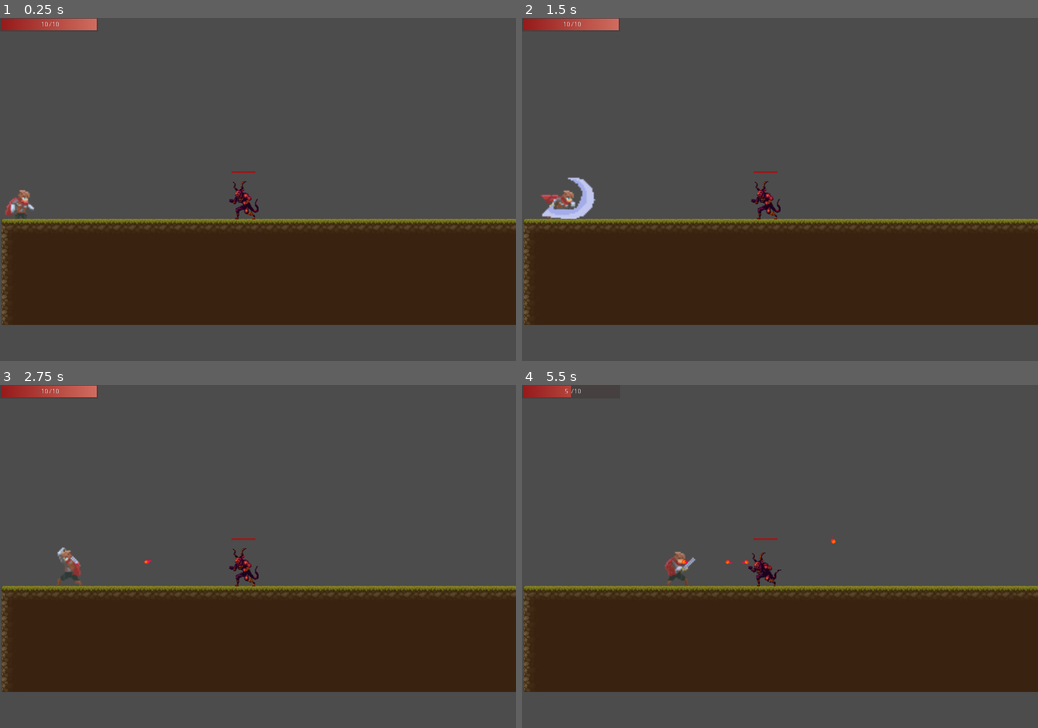
Above: before the commit, frames 1-4 (two rows, left to right).
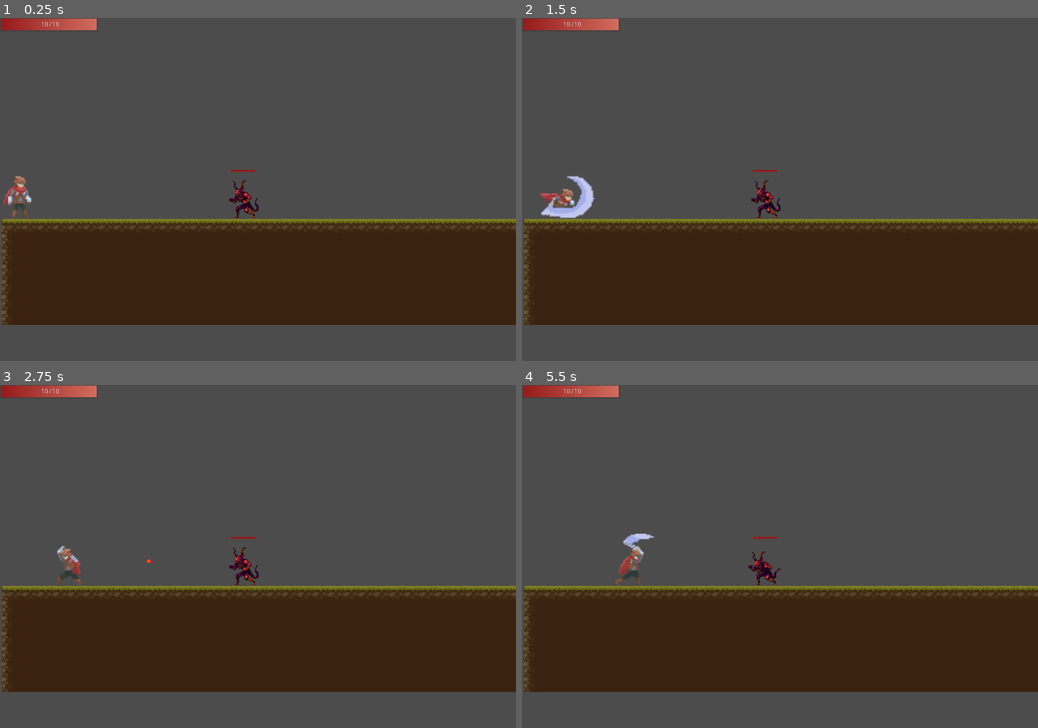
Above: after the commit, the same moments.

Repository: ArtyomKr/2d-scroller-demo
Game: Godot game, scene res://scenes/Main.tscn
The game is run twice, just before and just after one commit, with the same random seed, the same clock (stepped at 60 frames per second) and the same inputs.
Inputs (mouse positions are in pixels of both pictures, inside the frame that each line leads up to):
- Up to frame 1 (0.25 s): no input
- Up to frame 2 (1.5 s): move the mouse to (893, 172) at 0.52 s; hold Right (ui_right) from 0.53 s (still down); click (893, 172) at 0.6 s; tap Space (jump) at 0.77 s; move the mouse to (676, 206) at 1.27 s; click (676, 206) at 1.35 s
- Up to frame 3 (2.75 s): tap Space (jump) at 1.52 s; move the mouse to (309, 481) at 2.02 s; release Right (ui_right) at 2.03 s; hold Left (ui_left) from 2.03 s (still down); click (309, 481) at 2.1 s
- Up to frame 4 (5.5 s): move the mouse to (754, 625) at 2.77 s; release Left (ui_left) at 2.78 s; hold Right (ui_right) 2.78-4.28 s; click (754, 625) at 2.85 s; tap Space (jump) at 3.02, 3.77, 4.52 s; move the mouse to (934, 607) at 3.52 s; click (934, 607) at 3.6 s; move the mouse to (625, 505) at 4.27 s; hold Left (ui_left) 4.28-5.03 s; click (625, 505) at 4.35 s; move the mouse to (805, 556) at 5.02 s; hold Right (ui_right) from 5.03 s (still down); click (805, 556) at 5.1 s

The runs differ from the first frame. In frame 1, 0.6% of the frame differs, in the area x 0-51%, y 44-59%; in frame 2, 0.6%; in frame 3, 0.4%; in frame 4, 1.2%, in the area x 8-61%, y 0-59%.

Commit message:
feat: update status & animation managment

Diff:
--- a/project.godot
+++ b/project.godot
@@ -9,12 +9,12 @@
 config_version=4
 
 _global_script_classes=[ {
-"base": "KinematicBody2D",
+"base": "Reference",
 "class": "Actor",
 "language": "GDScript",
 "path": "res://scenes/Actors/Actor.gd"
 }, {
-"base": "Actor",
+"base": "Reference",
 "class": "Enemy",
 "language": "GDScript",
 "path": "res://scenes/Actors/enemies/Enemy.gd"
--- a/scenes/Objects/FireBall.tscn
+++ b/scenes/Objects/FireBall.tscn
@@ -41,7 +41,6 @@
 [node name="AnimatedSprite" type="AnimatedSprite" parent="."]
 position = Vector2( 3, 0 )
 frames = SubResource( 4 )
-frame = 2
 playing = true
 
 [node name="CollisionShape2D" type="CollisionShape2D" parent="."]
--- a/scenes/actors/enemies/Demon/Demon.gd
+++ b/scenes/actors/enemies/Demon/Demon.gd
@@ -23,7 +23,7 @@
 func start(pos: Vector2):
 	position = pos
 	show()
-	$CollisionShape2D.disabled = false
+	$PhysicsBox.disabled = false
 
 
 func get_animation():
@@ -65,3 +65,7 @@
 	fireball.set_as_toplevel(true)
 
 	call_deferred("add_child", fireball)
+
+
+func _on_HurtBox_area_entered(area):
+	pass # Replace with function body.
--- a/scenes/actors/enemies/Demon/Demon.tscn
+++ b/scenes/actors/enemies/Demon/Demon.tscn
@@ -36,26 +36,6 @@
 atlas = ExtResource( 2 )
 region = Rect2( 275, 0, 55, 67 )
 
-[sub_resource type="AtlasTexture" id=7]
-flags = 4
-atlas = ExtResource( 3 )
-region = Rect2( 0, 0, 64, 64 )
-
-[sub_resource type="AtlasTexture" id=8]
-flags = 4
-atlas = ExtResource( 3 )
-region = Rect2( 64, 0, 64, 64 )
-
-[sub_resource type="AtlasTexture" id=9]
-flags = 4
-atlas = ExtResource( 3 )
-region = Rect2( 128, 0, 64, 64 )
-
-[sub_resource type="AtlasTexture" id=10]
-flags = 4
-atlas = ExtResource( 3 )
-region = Rect2( 192, 0, 64, 64 )
-
 [sub_resource type="AtlasTexture" id=11]
 flags = 4
 atlas = ExtResource( 4 )
@@ -86,6 +66,26 @@
 atlas = ExtResource( 4 )
 region = Rect2( 370, 0, 74, 160 )
 
+[sub_resource type="AtlasTexture" id=7]
+flags = 4
+atlas = ExtResource( 3 )
+region = Rect2( 0, 0, 64, 64 )
+
+[sub_resource type="AtlasTexture" id=8]
+flags = 4
+atlas = ExtResource( 3 )
+region = Rect2( 64, 0, 64, 64 )
+
+[sub_resource type="AtlasTexture" id=9]
+flags = 4
+atlas = ExtResource( 3 )
+region = Rect2( 128, 0, 64, 64 )
+
+[sub_resource type="AtlasTexture" id=10]
+flags = 4
+atlas = ExtResource( 3 )
+region = Rect2( 192, 0, 64, 64 )
+
 [sub_resource type="SpriteFrames" id=17]
 animations = [ {
 "frames": [ SubResource( 1 ), SubResource( 2 ), SubResource( 3 ), SubResource( 4 ), SubResource( 5 ), SubResource( 6 ) ],
@@ -93,24 +93,27 @@
 "name": "idle",
 "speed": 5.0
 }, {
+"frames": [ SubResource( 11 ), SubResource( 12 ), SubResource( 13 ), SubResource( 14 ), SubResource( 15 ), SubResource( 16 ) ],
+"loop": true,
+"name": "burn",
+"speed": 5.0
+}, {
 "frames": [ SubResource( 7 ), SubResource( 8 ), SubResource( 9 ), SubResource( 10 ) ],
 "loop": true,
 "name": "breath",
 "speed": 5.0
-}, {
-"frames": [ SubResource( 11 ), SubResource( 12 ), SubResource( 13 ), SubResource( 14 ), SubResource( 15 ), SubResource( 16 ) ],
-"loop": true,
-"name": "burn",
-"speed": 5.0
 } ]
 
-[sub_resource type="CapsuleShape2D" id=18]
-height = 24.0
+[sub_resource type="CircleShape2D" id=20]
 
 [sub_resource type="CircleShape2D" id=19]
 radius = 320.039
 
-[node name="Demon" type="KinematicBody2D"]
+[sub_resource type="CapsuleShape2D" id=18]
+radius = 11.3333
+height = 22.6667
+
+[node name="Demon" type="KinematicBody2D" groups=["demon", "enemy"]]
 position = Vector2( 0, -5 )
 collision_layer = 4
 script = ExtResource( 5 )
@@ -124,10 +127,10 @@
 animation = "idle"
 playing = true
 
-[node name="CollisionShape2D" type="CollisionShape2D" parent="."]
-position = Vector2( -3, 16 )
+[node name="PhysicsBox" type="CollisionShape2D" parent="."]
+position = Vector2( -1, 36 )
 scale = Vector2( 1.5, 1.5 )
-shape = SubResource( 18 )
+shape = SubResource( 20 )
 
 [node name="HPBar" parent="." instance=ExtResource( 1 )]
 anchor_left = 0.5
@@ -144,4 +147,9 @@
 [node name="CollisionShape2D" type="CollisionShape2D" parent="DetectionArea"]
 shape = SubResource( 19 )
 
+[node name="HitBox" type="CollisionShape2D" parent="."]
+position = Vector2( -1, 17 )
+scale = Vector2( 1.5, 1.5 )
+shape = SubResource( 18 )
+
 [connection signal="body_entered" from="DetectionArea" to="." method="_on_DetectionArea_body_entered"]
--- a/scenes/actors/player/Player.gd
+++ b/scenes/actors/player/Player.gd
@@ -35,13 +35,12 @@
 
 func _physics_process(delta):
 	manage_state(delta)
-	print_debug(is_on_floor())
 
 
 func start(pos: Vector2):
 	position = pos
 	show()
-	$HitBox.disabled = false
+	$PhysicsBox.disabled = false
 
 
 func die():
@@ -112,7 +111,7 @@
 		STATE.DEAD:
 			get_tree().paused = true
 			$AnimationPlayer.pause_mode = Node.PAUSE_MODE_PROCESS
-			$AnimationPlayer.play('die')
+			$AnimationPlayer.play("die")
 			yield($AnimationPlayer, "animation_finished")
 			hide()
 			emit_signal('player_died')
@@ -122,6 +121,9 @@
 
 	if abs(velocity.x) > 0.1:
 		$Sprite.flip_h = velocity.x < 0
+		if direction != 0:
+			$HitBoxArea.scale.x = direction
+			$PlayerAttackArea.scale.x = direction
 
 	if current_animation != $AnimationPlayer.assigned_animation:
 		$AnimationPlayer.play(current_animation)
@@ -129,6 +131,7 @@
 func goto_idle():
 	_state = STATE.IDLE
 
-func _on_HitDetector_body_entered(body):
-	if body is Enemy:
+
+func _on_PlayerAttackArea_body_entered(body):
+	if body.is_in_group("enemy"):
 		body.damage(3)
--- a/scenes/actors/player/Player.tscn
+++ b/scenes/actors/player/Player.tscn
@@ -1,11 +1,10 @@
-[gd_scene load_steps=18 format=2]
+[gd_scene load_steps=19 format=2]
 
 [ext_resource path="res://scenes/Actors/player/Player.gd" type="Script" id=27]
 [ext_resource path="res://art/animations/adventurer/adventurer-Sheet.png" type="Texture" id=38]
 
-[sub_resource type="CapsuleShape2D" id=2]
-radius = 5.33333
-height = 11.3333
+[sub_resource type="CircleShape2D" id=19]
+radius = 6.33333
 
 [sub_resource type="Animation" id=6]
 length = 0.001
@@ -22,7 +21,7 @@
 "values": [ 1 ]
 }
 tracks/1/type = "value"
-tracks/1/path = NodePath("HitBox:position")
+tracks/1/path = NodePath("HitBoxArea/HitBox:position")
 tracks/1/interp = 1
 tracks/1/loop_wrap = true
 tracks/1/imported = false
@@ -34,7 +33,7 @@
 "values": [ Vector2( 1.33333, 5.66667 ) ]
 }
 tracks/2/type = "value"
-tracks/2/path = NodePath("HitBox:shape:radius")
+tracks/2/path = NodePath("HitBoxArea/HitBox:shape:radius")
 tracks/2/interp = 1
 tracks/2/loop_wrap = true
 tracks/2/imported = false
@@ -46,7 +45,7 @@
 "values": [ 5.33333 ]
 }
 tracks/3/type = "value"
-tracks/3/path = NodePath("HitBox:shape:height")
+tracks/3/path = NodePath("HitBoxArea/HitBox:shape:height")
 tracks/3/interp = 1
 tracks/3/loop_wrap = true
 tracks/3/imported = false
@@ -58,7 +57,7 @@
 "values": [ 11.3333 ]
 }
 tracks/4/type = "value"
-tracks/4/path = NodePath("HitBox:rotation_degrees")
+tracks/4/path = NodePath("HitBoxArea/HitBox:rotation_degrees")
 tracks/4/interp = 1
 tracks/4/loop_wrap = true
 tracks/4/imported = false
@@ -82,7 +81,7 @@
 "values": [ Color( 1, 1, 1, 1 ) ]
 }
 tracks/6/type = "value"
-tracks/6/path = NodePath("HitDetector/Attack_0:disabled")
+tracks/6/path = NodePath("PlayerAttackArea/Attack_0:disabled")
 tracks/6/interp = 1
 tracks/6/loop_wrap = true
 tracks/6/imported = false
@@ -91,7 +90,7 @@
 "times": PoolRealArray( 0 ),
 "transitions": PoolRealArray( 1 ),
 "update": 0,
-"values": [ false ]
+"values": [ true ]
 }
 
 [sub_resource type="Animation" id=13]
@@ -110,7 +109,7 @@
 "values": [ 42, 43, 44, 45, 46, 47, 48, 49, 50, 51, 52 ]
 }
 tracks/1/type = "value"
-tracks/1/path = NodePath("HitBox:shape:radius")
+tracks/1/path = NodePath("HitBoxArea/HitBox:shape:radius")
 tracks/1/interp = 1
 tracks/1/loop_wrap = true
 tracks/1/imported = false
@@ -122,7 +121,7 @@
 "values": [ 5.66667 ]
 }
 tracks/2/type = "value"
-tracks/2/path = NodePath("HitBox:shape:height")
+tracks/2/path = NodePath("HitBoxArea/HitBox:shape:height")
 tracks/2/interp = 1
 tracks/2/loop_wrap = true
 tracks/2/imported = false
@@ -134,7 +133,7 @@
 "values": [ 10.6667 ]
 }
 tracks/3/type = "value"
-tracks/3/path = NodePath("HitBox:position")
+tracks/3/path = NodePath("HitBoxArea/HitBox:position")
 tracks/3/interp = 1
 tracks/3/loop_wrap = true
 tracks/3/imported = false
@@ -160,7 +159,7 @@
 } ]
 }
 tracks/5/type = "value"
-tracks/5/path = NodePath("HitDetector/Attack_0:disabled")
+tracks/5/path = NodePath("PlayerAttackArea/Attack_0:disabled")
 tracks/5/interp = 1
 tracks/5/loop_wrap = true
 tracks/5/imported = false
@@ -188,7 +187,7 @@
 "values": [ 54, 55, 56, 57, 58 ]
 }
 tracks/1/type = "value"
-tracks/1/path = NodePath("HitBox:shape:radius")
+tracks/1/path = NodePath("HitBoxArea/HitBox:shape:radius")
 tracks/1/interp = 1
 tracks/1/loop_wrap = true
 tracks/1/imported = false
@@ -200,7 +199,7 @@
 "values": [ 5.66667, 5.66667 ]
 }
 tracks/2/type = "value"
-tracks/2/path = NodePath("HitBox:shape:height")
+tracks/2/path = NodePath("HitBoxArea/HitBox:shape:height")
 tracks/2/interp = 1
 tracks/2/loop_wrap = true
 tracks/2/imported = false
@@ -212,7 +211,7 @@
 "values": [ 14.0, 8.0 ]
 }
 tracks/3/type = "value"
-tracks/3/path = NodePath("HitBox:position")
+tracks/3/path = NodePath("HitBoxArea/HitBox:position")
 tracks/3/interp = 1
 tracks/3/loop_wrap = true
 tracks/3/imported = false
@@ -241,7 +240,7 @@
 "values": [ 5, 6, 7 ]
 }
 tracks/1/type = "value"
-tracks/1/path = NodePath("HitBox:shape:radius")
+tracks/1/path = NodePath("HitBoxArea/HitBox:shape:radius")
 tracks/1/interp = 1
 tracks/1/loop_wrap = true
 tracks/1/imported = false
@@ -253,7 +252,7 @@
 "values": [ 5.33333 ]
 }
 tracks/2/type = "value"
-tracks/2/path = NodePath("HitBox:shape:height")
+tracks/2/path = NodePath("HitBoxArea/HitBox:shape:height")
 tracks/2/interp = 1
 tracks/2/loop_wrap = true
 tracks/2/imported = false
@@ -265,7 +264,7 @@
 "values": [ 9.33333 ]
 }
 tracks/3/type = "value"
-tracks/3/path = NodePath("HitBox:position")
+tracks/3/path = NodePath("HitBoxArea/HitBox:position")
 tracks/3/interp = 1
 tracks/3/loop_wrap = true
 tracks/3/imported = false
@@ -294,7 +293,7 @@
 "values": [ 69, 70, 71 ]
 }
 tracks/1/type = "value"
-tracks/1/path = NodePath("HitBox:shape:radius")
+tracks/1/path = NodePath("HitBoxArea/HitBox:shape:radius")
 tracks/1/interp = 1
 tracks/1/loop_wrap = true
 tracks/1/imported = false
@@ -306,7 +305,7 @@
 "values": [ 5.33333 ]
 }
 tracks/2/type = "value"
-tracks/2/path = NodePath("HitBox:shape:height")
+tracks/2/path = NodePath("HitBoxArea/HitBox:shape:height")
 tracks/2/interp = 1
 tracks/2/loop_wrap = true
 tracks/2/imported = false
@@ -318,7 +317,7 @@
 "values": [ 16.6667 ]
 }
 tracks/3/type = "value"
-tracks/3/path = NodePath("HitBox:position")
+tracks/3/path = NodePath("HitBoxArea/HitBox:position")
 tracks/3/interp = 1
 tracks/3/loop_wrap = true
 tracks/3/imported = false
@@ -346,7 +345,7 @@
 "values": [ 62, 63, 64, 65, 66, 67, 68 ]
 }
 tracks/1/type = "value"
-tracks/1/path = NodePath("HitBox:disabled")
+tracks/1/path = NodePath("HitBoxArea/HitBox:disabled")
 tracks/1/interp = 1
 tracks/1/loop_wrap = true
 tracks/1/imported = false
@@ -375,7 +374,7 @@
 "values": [ 22, 23 ]
 }
 tracks/1/type = "value"
-tracks/1/path = NodePath("HitBox:shape:radius")
+tracks/1/path = NodePath("HitBoxArea/HitBox:shape:radius")
 tracks/1/interp = 1
 tracks/1/loop_wrap = true
 tracks/1/imported = false
@@ -387,7 +386,7 @@
 "values": [ 5.33333 ]
 }
 tracks/2/type = "value"
-tracks/2/path = NodePath("HitBox:shape:height")
+tracks/2/path = NodePath("HitBoxArea/HitBox:shape:height")
 tracks/2/interp = 1
 tracks/2/loop_wrap = true
 tracks/2/imported = false
@@ -399,7 +398,7 @@
 "values": [ 13.3333 ]
 }
 tracks/3/type = "value"
-tracks/3/path = NodePath("HitBox:position")
+tracks/3/path = NodePath("HitBoxArea/HitBox:position")
 tracks/3/interp = 1
 tracks/3/loop_wrap = true
 tracks/3/imported = false
@@ -427,7 +426,7 @@
 "values": [ 60, 61, 62 ]
 }
 tracks/1/type = "value"
-tracks/1/path = NodePath("HitBox:disabled")
+tracks/1/path = NodePath("HitBoxArea/HitBox:disabled")
 tracks/1/interp = 1
 tracks/1/loop_wrap = true
 tracks/1/imported = false
@@ -482,7 +481,7 @@
 "values": [ 0, 1, 2, 3 ]
 }
 tracks/1/type = "value"
-tracks/1/path = NodePath("HitBox:position")
+tracks/1/path = NodePath("HitBoxArea/HitBox:position")
 tracks/1/interp = 1
 tracks/1/loop_wrap = true
 tracks/1/imported = false
@@ -494,7 +493,7 @@
 "values": [ Vector2( 0.333333, 3.33333 ) ]
 }
 tracks/2/type = "value"
-tracks/2/path = NodePath("HitBox:shape:radius")
+tracks/2/path = NodePath("HitBoxArea/HitBox:shape:radius")
 tracks/2/interp = 1
 tracks/2/loop_wrap = true
 tracks/2/imported = false
@@ -506,7 +505,7 @@
 "values": [ 5.33333 ]
 }
 tracks/3/type = "value"
-tracks/3/path = NodePath("HitBox:shape:height")
+tracks/3/path = NodePath("HitBoxArea/HitBox:shape:height")
 tracks/3/interp = 1
 tracks/3/loop_wrap = true
 tracks/3/imported = false
@@ -535,7 +534,7 @@
 "values": [ 38, 39, 40, 41 ]
 }
 tracks/1/type = "value"
-tracks/1/path = NodePath("HitBox:shape:radius")
+tracks/1/path = NodePath("HitBoxArea/HitBox:shape:radius")
 tracks/1/interp = 1
 tracks/1/loop_wrap = true
 tracks/1/imported = false
@@ -547,7 +546,7 @@
 "values": [ 5.33333 ]
 }
 tracks/2/type = "value"
-tracks/2/path = NodePath("HitBox:shape:height")
+tracks/2/path = NodePath("HitBoxArea/HitBox:shape:height")
 tracks/2/interp = 1
 tracks/2/loop_wrap = true
 tracks/2/imported = false
@@ -559,7 +558,7 @@
 "values": [ 16.6667 ]
 }
 tracks/3/type = "value"
-tracks/3/path = NodePath("HitBox:position")
+tracks/3/path = NodePath("HitBoxArea/HitBox:position")
 tracks/3/interp = 1
 tracks/3/loop_wrap = true
 tracks/3/imported = false
@@ -587,7 +586,7 @@
 "values": [ 14, 15, 16, 17 ]
 }
 tracks/1/type = "value"
-tracks/1/path = NodePath("HitBox:shape:radius")
+tracks/1/path = NodePath("HitBoxArea/HitBox:shape:radius")
 tracks/1/interp = 1
 tracks/1/loop_wrap = true
 tracks/1/imported = false
@@ -599,7 +598,7 @@
 "values": [ 5.33333, 5.33333 ]
 }
 tracks/2/type = "value"
-tracks/2/path = NodePath("HitBox:shape:height")
+tracks/2/path = NodePath("HitBoxArea/HitBox:shape:height")
 tracks/2/interp = 1
 tracks/2/loop_wrap = true
 tracks/2/imported = false
@@ -611,7 +610,7 @@
 "values": [ 13.3333, 11.3333 ]
 }
 tracks/3/type = "value"
-tracks/3/path = NodePath("HitBox:position")
+tracks/3/path = NodePath("HitBoxArea/HitBox:position")
 tracks/3/interp = 1
 tracks/3/loop_wrap = true
 tracks/3/imported = false
@@ -639,7 +638,7 @@
 "values": [ 17, 18, 19, 20, 21, 22 ]
 }
 tracks/1/type = "value"
-tracks/1/path = NodePath("HitBox:shape:radius")
+tracks/1/path = NodePath("HitBoxArea/HitBox:shape:radius")
 tracks/1/interp = 1
 tracks/1/loop_wrap = true
 tracks/1/imported = false
@@ -651,7 +650,7 @@
 "values": [ 5.33333, 5.33333 ]
 }
 tracks/2/type = "value"
-tracks/2/path = NodePath("HitBox:shape:height")
+tracks/2/path = NodePath("HitBoxArea/HitBox:shape:height")
 tracks/2/interp = 1
 tracks/2/loop_wrap = true
 tracks/2/imported = false
@@ -663,7 +662,7 @@
 "values": [ 8.66667, 13.3333 ]
 }
 tracks/3/type = "value"
-tracks/3/path = NodePath("HitBox:position")
+tracks/3/path = NodePath("HitBoxArea/HitBox:position")
 tracks/3/interp = 1
 tracks/3/loop_wrap = true
 tracks/3/imported = false
@@ -675,7 +674,7 @@
 "values": [ Vector2( 3, -1 ), Vector2( 2.33333, -0.666667 ), Vector2( 3, 2.33333 ), Vector2( -0.666667, 2.33333 ), Vector2( 2.66667, 0.666667 ) ]
 }
 tracks/4/type = "value"
-tracks/4/path = NodePath("HitBox:rotation_degrees")
+tracks/4/path = NodePath("HitBoxArea/HitBox:rotation_degrees")
 tracks/4/interp = 1
 tracks/4/loop_wrap = true
 tracks/4/imported = false
@@ -704,7 +703,7 @@
 "values": [ 8, 9, 10, 11, 12, 13 ]
 }
 tracks/1/type = "value"
-tracks/1/path = NodePath("HitBox:position")
+tracks/1/path = NodePath("HitBoxArea/HitBox:position")
 tracks/1/interp = 1
 tracks/1/loop_wrap = true
 tracks/1/imported = false
@@ -716,7 +715,7 @@
 "values": [ Vector2( 4.333, 3.333 ) ]
 }
 tracks/2/type = "value"
-tracks/2/path = NodePath("HitBox:shape:radius")
+tracks/2/path = NodePath("HitBoxArea/HitBox:shape:radius")
 tracks/2/interp = 1
 tracks/2/loop_wrap = true
 tracks/2/imported = false
@@ -728,7 +727,7 @@
 "values": [ 5.33333 ]
 }
 tracks/3/type = "value"
-tracks/3/path = NodePath("HitBox:shape:height")
+tracks/3/path = NodePath("HitBoxArea/HitBox:shape:height")
 tracks/3/interp = 1
 tracks/3/loop_wrap = true
 tracks/3/imported = false
@@ -756,7 +755,7 @@
 "values": [ 24, 25, 26, 27, 28 ]
 }
 tracks/1/type = "value"
-tracks/1/path = NodePath("HitBox:shape:radius")
+tracks/1/path = NodePath("HitBoxArea/HitBox:shape:radius")
 tracks/1/interp = 1
 tracks/1/loop_wrap = true
 tracks/1/imported = false
@@ -768,7 +767,7 @@
 "values": [ 7.0, 7.0 ]
 }
 tracks/2/type = "value"
-tracks/2/path = NodePath("HitBox:shape:height")
+tracks/2/path = NodePath("HitBoxArea/HitBox:shape:height")
 tracks/2/interp = 1
 tracks/2/loop_wrap = true
 tracks/2/imported = false
@@ -780,7 +779,7 @@
 "values": [ 10.6667, 4.66666 ]
 }
 tracks/3/type = "value"
-tracks/3/path = NodePath("HitBox:position")
+tracks/3/path = NodePath("HitBoxArea/HitBox:position")
 tracks/3/interp = 1
 tracks/3/loop_wrap = true
 tracks/3/imported = false
@@ -792,7 +791,7 @@
 "values": [ Vector2( 0.666667, 10.6667 ), Vector2( -1, 8.66667 ) ]
 }
 tracks/4/type = "value"
-tracks/4/path = NodePath("HitBox:rotation_degrees")
+tracks/4/path = NodePath("HitBoxArea/HitBox:rotation_degrees")
 tracks/4/interp = 1
 tracks/4/loop_wrap = true
 tracks/4/imported = false
@@ -804,7 +803,11 @@
 "values": [ 90.0, 0.0 ]
 }
 
-[node name="Player" type="KinematicBody2D"]
+[sub_resource type="CapsuleShape2D" id=2]
+radius = 5.33333
+height = 11.3333
+
+[node name="Player" type="KinematicBody2D" groups=["player"]]
 position = Vector2( -1, 0 )
 scale = Vector2( 3, 3 )
 collision_layer = 2
@@ -814,17 +817,19 @@
 "_edit_group_": true
 }
 
-[node name="HitBox" type="CollisionShape2D" parent="."]
-position = Vector2( 1.33333, 5.66667 )
-shape = SubResource( 2 )
-
-[node name="HitDetector" type="Area2D" parent="."]
+[node name="PhysicsBox" type="CollisionShape2D" parent="."]
+position = Vector2( 0, 11.6667 )
+shape = SubResource( 19 )
+
+[node name="PlayerAttackArea" type="Area2D" parent="."]
 collision_layer = 2
 collision_mask = 4
 
-[node name="Attack_0" type="CollisionPolygon2D" parent="HitDetector"]
+[node name="Attack_0" type="CollisionPolygon2D" parent="PlayerAttackArea"]
 position = Vector2( 4, 3.33333 )
+rotation = -6.28319
 polygon = PoolVector2Array( -11.3333, 6, -5.66667, 12, 10, 10.3333, 20.6667, 0.333333, 20.6667, -10.6667, 9, -21.6667, -0.666667, -21.6667, -6.66667, -17.6667, -12.3333, -6.66667, 8, -8.66667, 8, -1 )
+disabled = true
 
 [node name="AnimationPlayer" type="AnimationPlayer" parent="."]
 autoplay = "idle_0"
@@ -849,3 +854,11 @@
 hframes = 7
 vframes = 11
 frame = 1
+
+[node name="HitBoxArea" type="Area2D" parent="."]
+
+[node name="HitBox" type="CollisionShape2D" parent="HitBoxArea"]
+position = Vector2( 1.33333, 5.66667 )
+shape = SubResource( 2 )
+
+[connection signal="body_entered" from="PlayerAttackArea" to="." method="_on_PlayerAttackArea_body_entered"]
Not shown: 1 places in scenes/actors/enemies/Demon/Demon.tscn that only renumber resources
